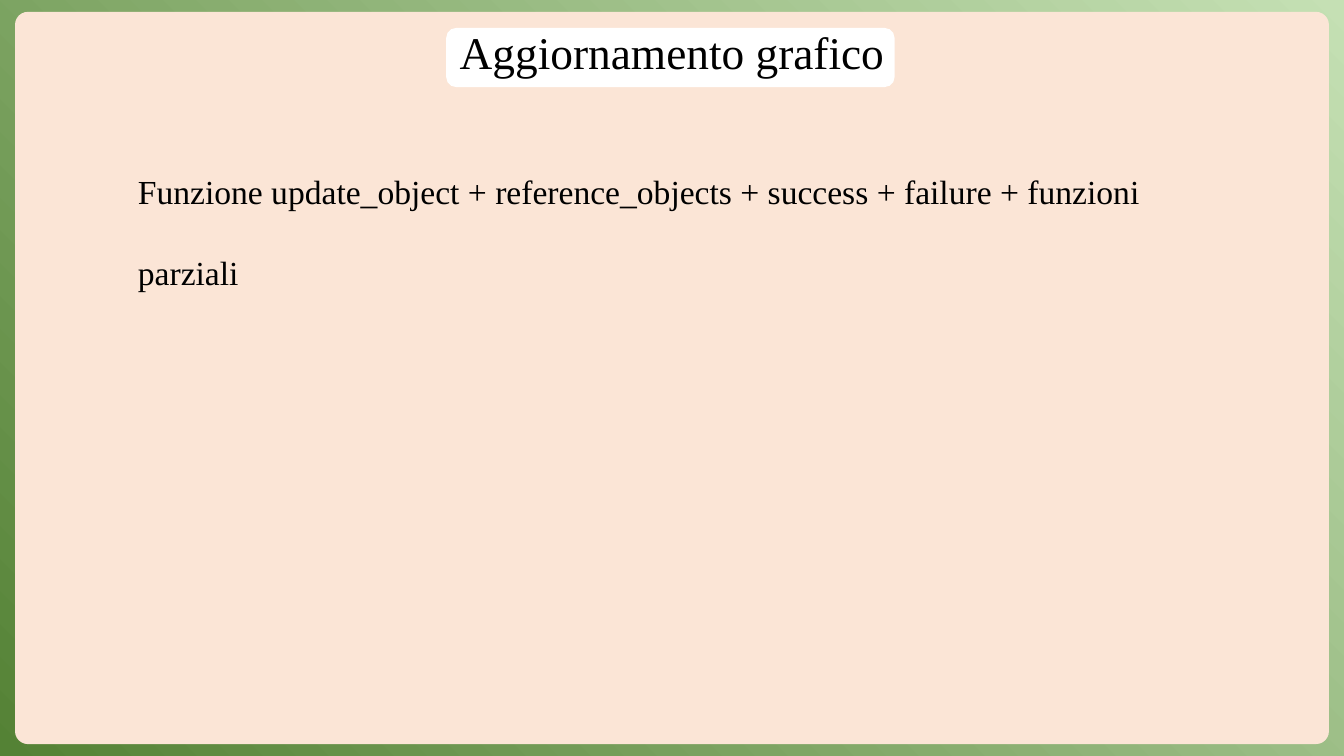
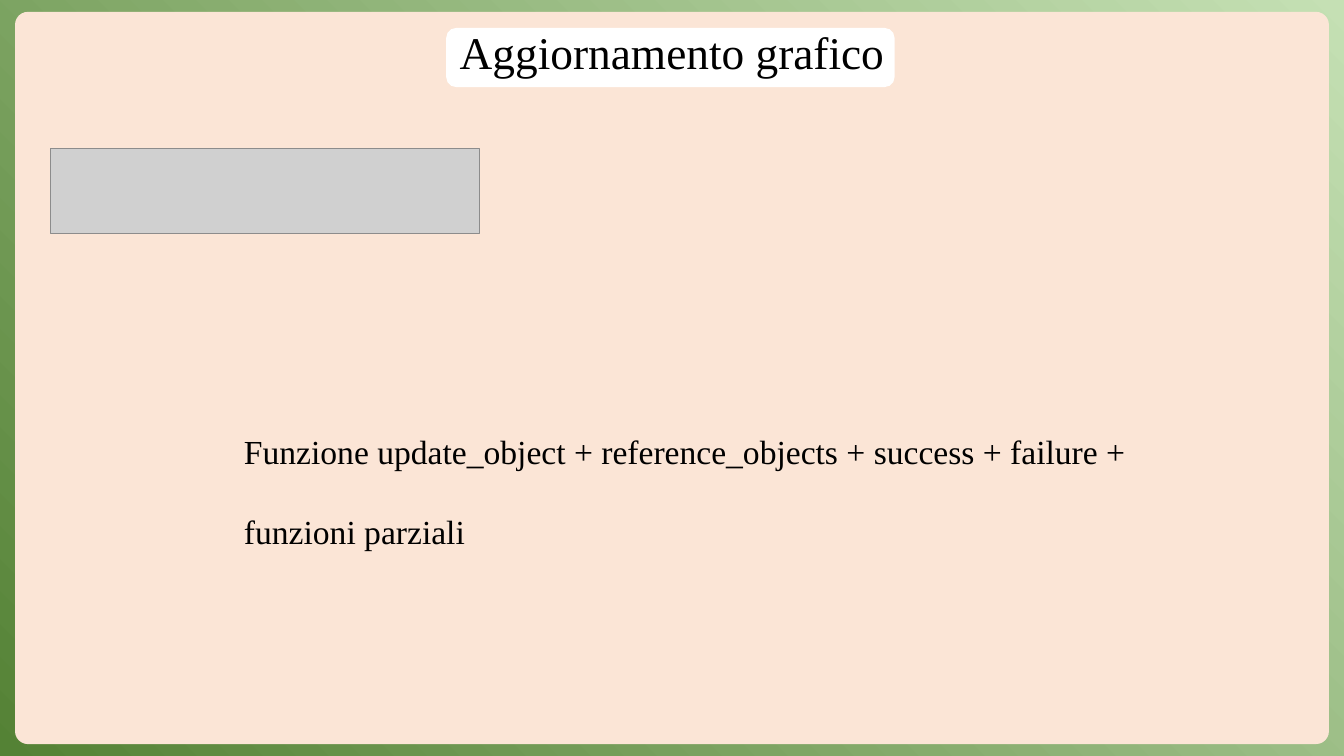
Before and after one commit to Anrighe/Tesi-Laurea-Triennale-Informatica-Unimore, a slide deck: slide 14 of Presentazione_Tesi_Triennale_Informatica_Unimore_2022_2023_Enrico_Marras_152336.pptx (slide 8 before the commit). Drawn at 1344x756 pixels with LibreOffice and Linux fonts; fonts in the diff are those of the drawing; grey boxes stand for pictures. Boxes give left, top, right and bottom in pixels: in the first picture for what was removed or moved away, otherwise in the second. Text is boxed around its words. In the diff, an @@ line names an element or a change of style, - is before the commit and + after.

```diff
--- a/Presentazione_Tesi_Triennale_Informatica_Unimore_2022_2023_Enrico_Marras_152336.pptx
+++ b/Presentazione_Tesi_Triennale_Informatica_Unimore_2022_2023_Enrico_Marras_152336.pptx
@@ picture added at box(50, 149, 480, 234) @@
@@ subtitle "Funzione update_object + reference_objects + ..." rewrapped from box(138, 180, 1139, 292) to box(244, 440, 1098, 551) @@
```
Also in this commit, not shown: 3 other slides changed, 6 slides added.
